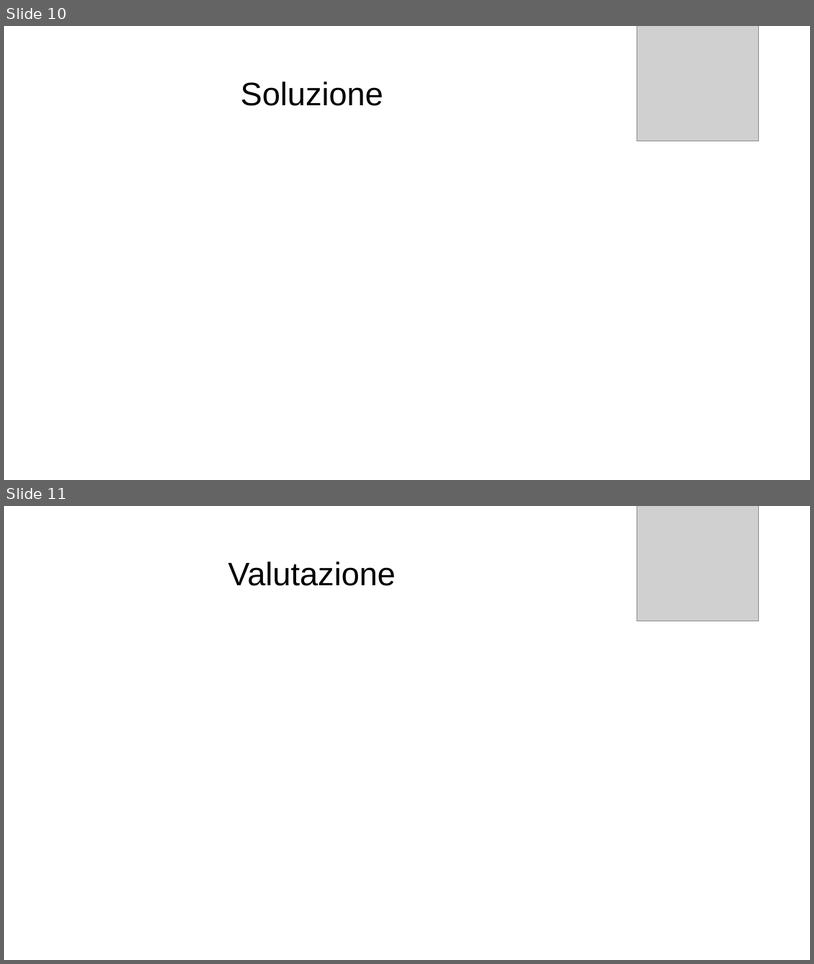
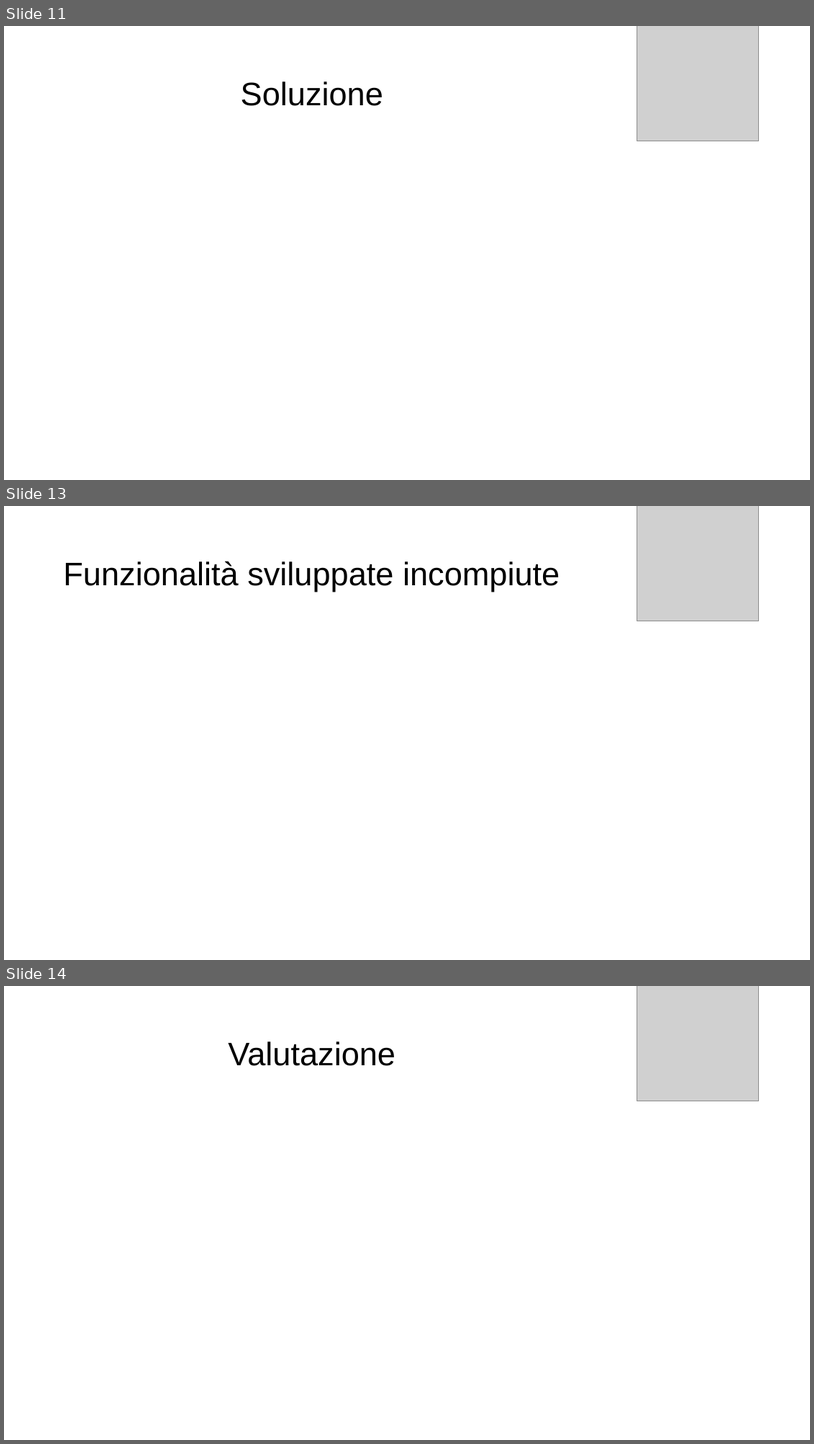
Before and after one commit to daloiso/tesi, a slide deck: presentazione_tesi.odp. Shown one above the other, each under a label of ours: slides 10 and 11 before the commit, slides 11, 13 and 14 after it; the slides between them are not shown. The pictures are 814x964 and 814x1444 pixels, drawn with LibreOffice and Linux fonts; fonts in the diff are those of the drawing; grey boxes stand for pictures. Boxes give left, top, right and bottom in pixels: in the first picture for what was removed or moved away, otherwise in the second. Text is boxed around its words. In the diff, an @@ line names an element or a change of style, - is before the commit and + after.

```diff
--- a/presentazione_tesi.odp
+++ b/presentazione_tesi.odp
@@ slide 13 added at (4,506,810,960), background #FFFFFF @@
@@ picture added at (638,506,759,621) @@
@@ title added at (63,561,560,592), 32 pt, text #000000 @@
+Funzionalità sviluppate incompiute
@@ what was slide 10 is now slide 11 @@
@@ what was slide 11 is now slide 14 @@
```
Also in this commit, not shown: 1 slide changed, 2 other slides added.
